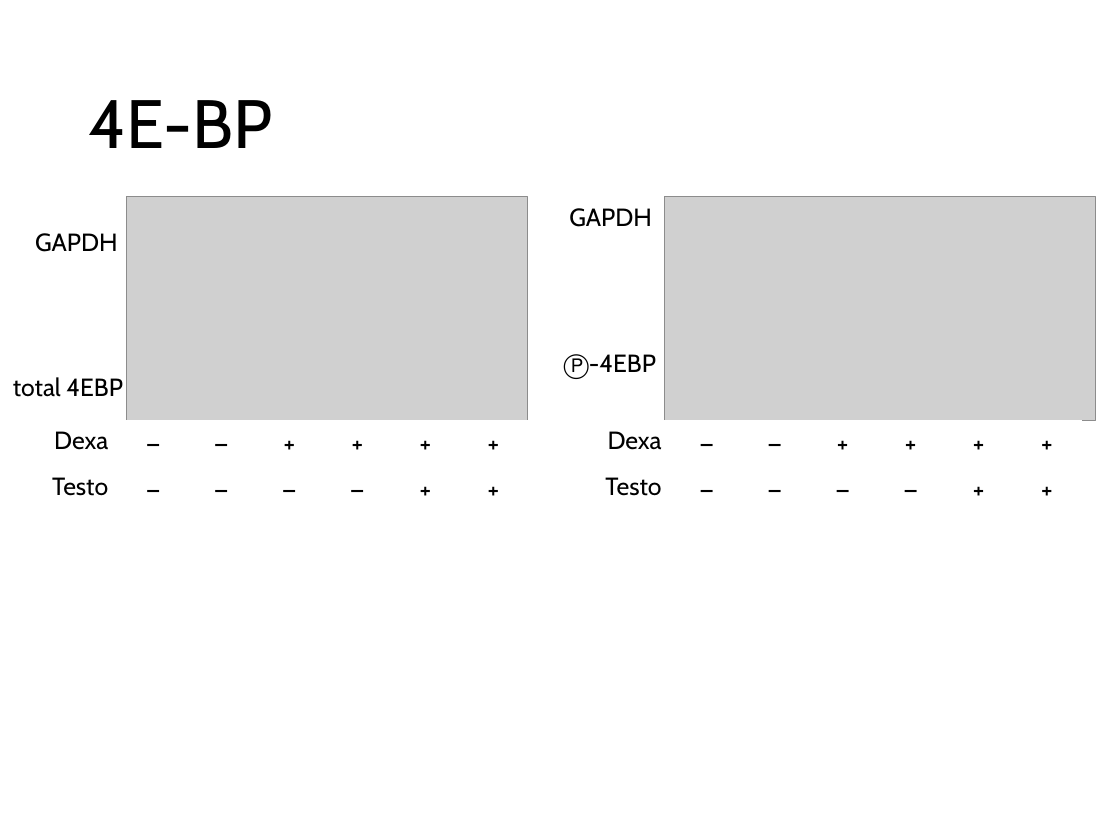
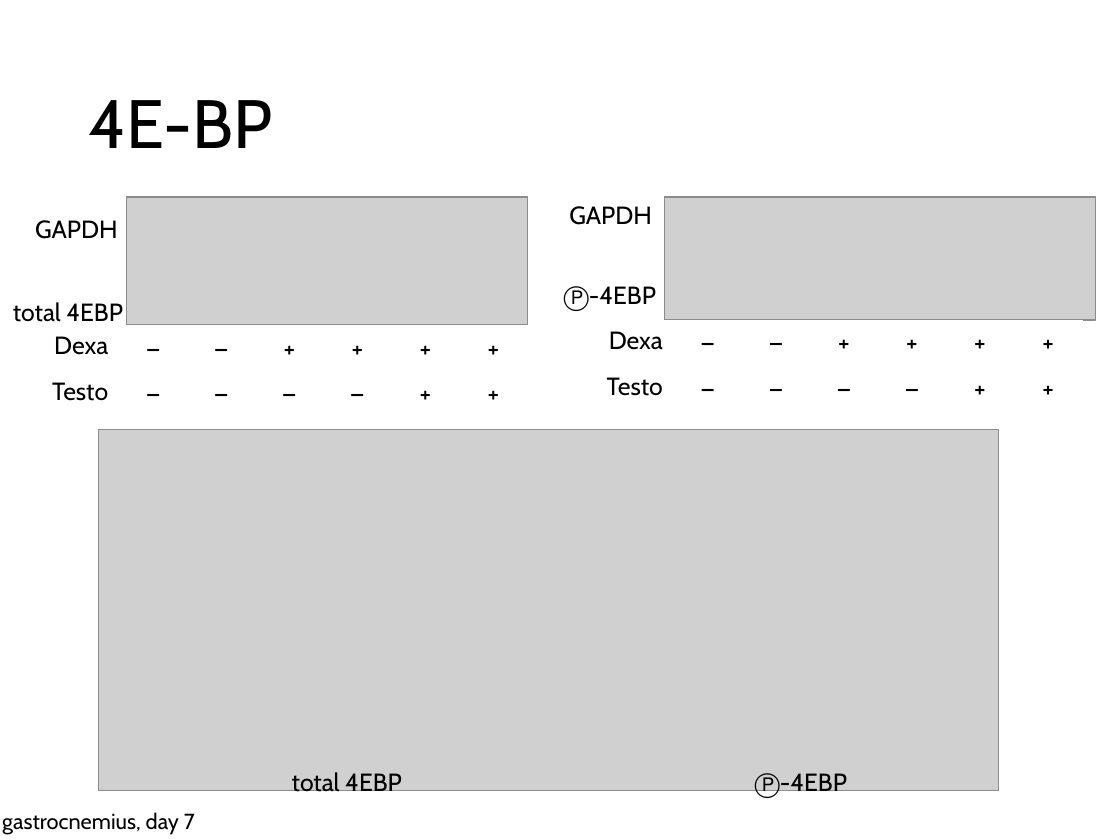
Before and after one commit to nvalexander/dissertation, a slide deck: slide 33 of defense.pptx. Drawn at 1120x840 pixels with LibreOffice and Linux fonts; fonts in the diff are those of the drawing; grey boxes stand for pictures. Boxes give left, top, right and bottom in pixels: in the first picture for what was removed or moved away, otherwise in the second. Text is boxed around its words. In the diff, an @@ line names an element or a change of style, - is before the commit and + after.

```diff
--- a/defense.pptx
+++ b/defense.pptx
@@ picture: place and size @@
-picture at [127,197,528,420]
+picture at [127,197,528,325]
@@ picture: place and size @@
-picture at [664,197,1095,420]
+picture at [664,197,1095,320]
@@ text "GAPDH": place and size @@
-text "GAPDH" at [35,233,118,252]
+text "GAPDH" at [35,220,118,239]
@@ text "total 4EBP": place and size @@
-text "total 4EBP" at [13,377,123,397]
+text "total 4EBP" at [13,302,123,322]
@@ text "Ⓟ-4EBP": place and size @@
-text "Ⓟ-4EBP" at [564,354,656,379]
+text "Ⓟ-4EBP" at [564,286,656,311]
@@ table: place and size @@
-table at [29,420,530,512]
+table at [29,325,530,417]
@@ table: place and size @@
-table at [582,420,1083,512]
+table at [562,320,1083,412]
@@ picture added at [99,429,998,791] @@
@@ text added at [292,772,402,797], 16 pt, text #000000 @@
+total 4EBP
@@ text added at [755,773,847,798], 16 pt, text #000000 @@
+Ⓟ-4EBP
@@ text added at [2,812,195,835], 14 pt, text #000000 @@
+gastrocnemius, day 7
```
Also in this commit, not shown: 4 other files.
